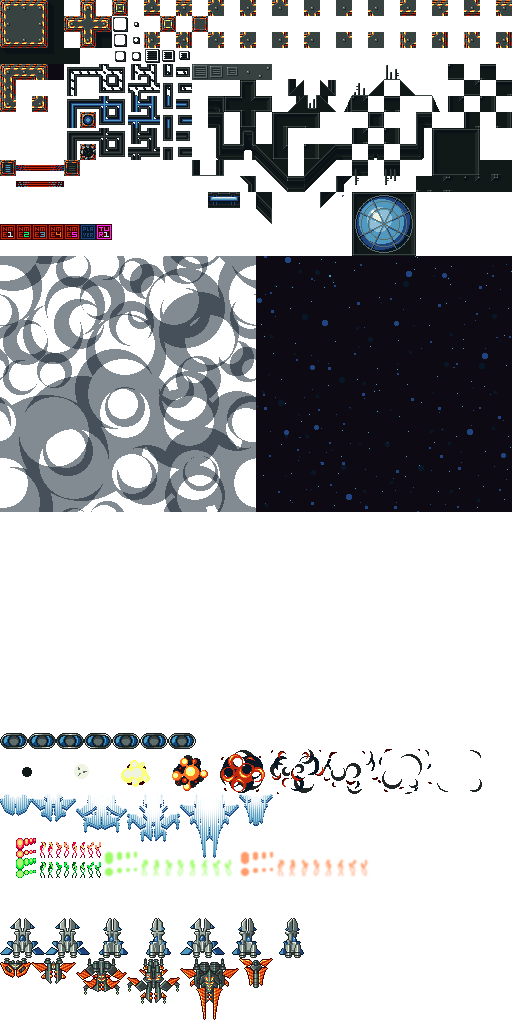
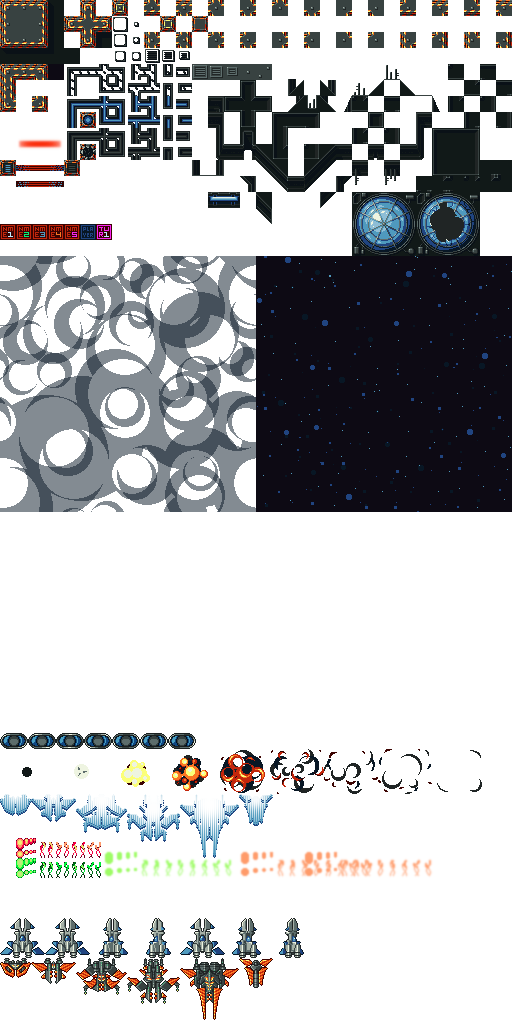
Two versions of the same layered image (512 × 1024). Layer-by-layer changes:
renamed "Layer 6" to "Layer 3 copy", painted on it over <box>303,192,480,878</box>
removed layer "Layer 5" over <box>342,195,409,249</box>
painted on "Layer 3" over <box>303,193,416,878</box>
removed layer "Layer 8" over <box>356,196,412,252</box>
removed layer "Layer 7" over <box>342,195,410,250</box>
removed layer "Layer 4" over <box>356,196,412,252</box>
removed layer "Layer 2" over <box>353,193,416,256</box>
removed layer "Layer 10" over <box>303,850,370,878</box>
painted on "ORIGINAL 2" over <box>17,138,63,150</box>
